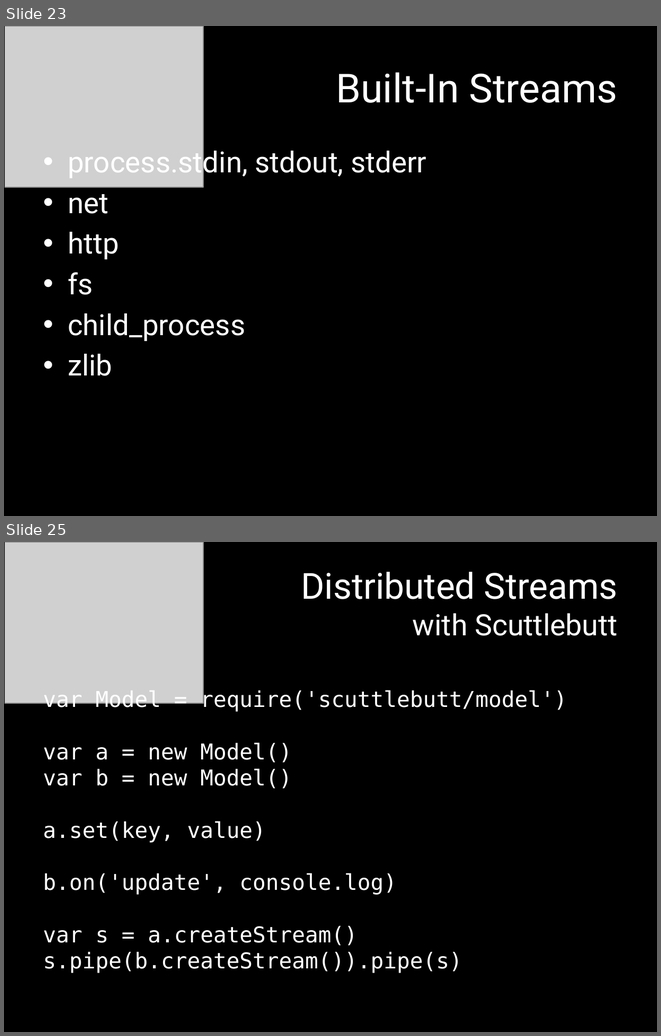
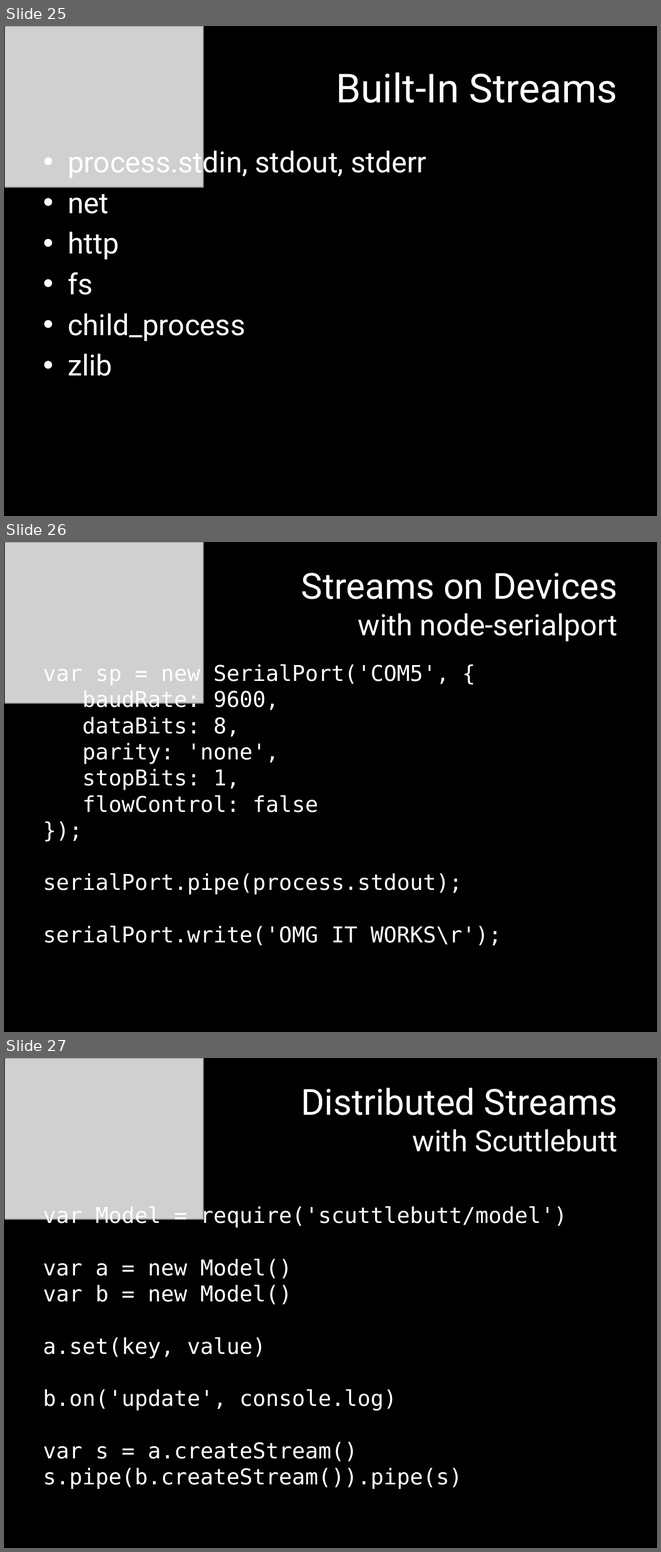
Before and after one commit to mattpodwysocki/SDC2013, a slide deck: SDC2013.pptx. Shown one above the other, each under a label of ours: slides 23 and 25 before the commit, slides 25, 26 and 27 after it; the slides between them are not shown. The pictures are 661x1036 and 661x1552 pixels, drawn with LibreOffice and Linux fonts; fonts in the diff are those of the drawing; grey boxes stand for pictures. Boxes give left, top, right and bottom in pixels: in the first picture for what was removed or moved away, otherwise in the second. Text is boxed around its words. In the diff, an @@ line names an element or a change of style, - is before the commit and + after.

Commit message:
Updating PPT, need to include more Streams2

```diff
--- a/SDC2013.pptx
+++ b/SDC2013.pptx
@@ slide 26 added at bbox=[4, 542, 657, 1032], background #000000 @@
@@ picture added at bbox=[5, 542, 203, 703] @@
@@ title added at bbox=[301, 573, 618, 642], 32.4 pt, text #FFFFFF @@
+Streams on Devices
+with node-serialport
@@ text added at bbox=[43, 664, 502, 945], 24 pt, text #FFFFFF @@
+var sp = new SerialPort('COM5', {
+baudRate: 9600,
+dataBits: 8,
+parity: 'none',
+stopBits: 1,
+flowControl: false
+});
+serialPort.pipe(process.stdout);
+serialPort.write('OMG IT WORKS\r');
@@ what was slide 23 is now slide 25 @@
@@ what was slide 25 is now slide 27 @@
```
Also in this commit, not shown: 4 slides changed, 2 other slides added, 1 slide removed.
